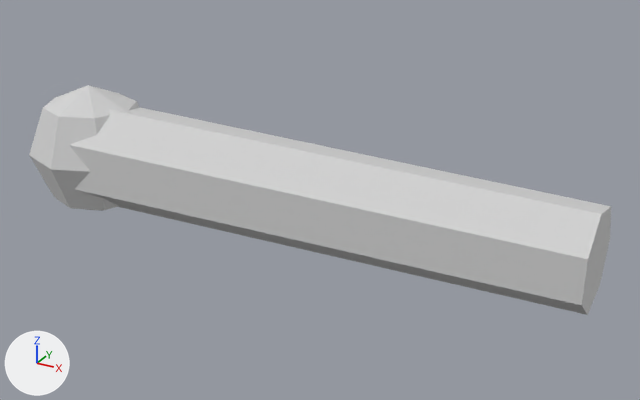
Before and after pictures for a commit that changed the OBJ model assets/character/obj_parts/elbow_r.obj.
Before and after are seen from a 50 mm camera at (0.593, -0.616, 0.307) aimed at (0.246, 0.014, -0.008). The axes (+X, +Y, +Z) are drawn at lower left. The lights are the same throughout. The first picture is the older version. Where no turn or scale is listed for an object, it has been applied to the vertices.

Names of what the first picture shows: 'Elbow_knot_R', 'Forearm_twig_R'.
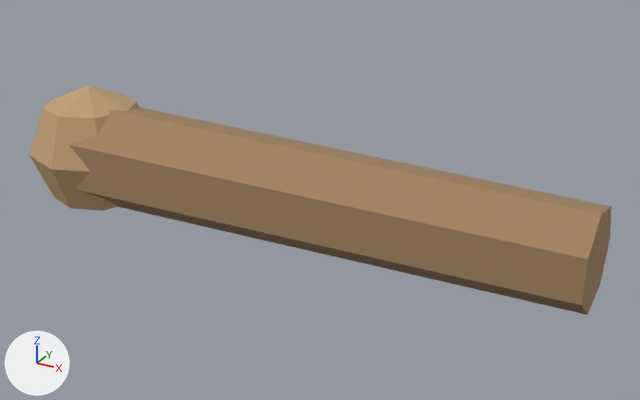
Boxes [x1, y1, x2, y2] around the edits, measured in the pictures (640 x 400 px):
'Forearm_twig_R', recoloured (light grey to brown)
    both: [69, 107, 611, 315]
'Elbow_knot_R', recoloured (light grey to brown)
    both: [29, 85, 139, 211]

The change in detail:
Material 'material_01_07_Warm_brown_branch' (mat_material_01_07_warm_brown_branch) is new.
Its base color is (0.36, 0.23, 0.12) (brown #a28461).
Its roughness is 0.911.
Material 'material_00_08_Dry_branch_highlight' (mat_material_00_08_dry_branch_highlight) is new.
Its base color is (0.52, 0.35, 0.18) (brown #bfa076).
Its roughness is 0.911.
me_elbow_knot_r has 26 vertices, 48 faces and spans x -0.065..0.065, y -0.06..0.06, z -0.066..0.066.
me_elbow_knot_r no longer uses material mat_material_default (light grey #d3d3d3).
me_elbow_knot_r gains material mat_material_00_08_dry_branch_highlight (brown #bfa076).
me_forearm_twig_r has 14 vertices, 24 faces and spans x 0.0..0.49, y -0.047..0.052, z -0.051..0.051.
me_forearm_twig_r no longer uses material mat_material_default (light grey #d3d3d3).
me_forearm_twig_r gains material mat_material_01_07_warm_brown_branch (brown #a28461).
